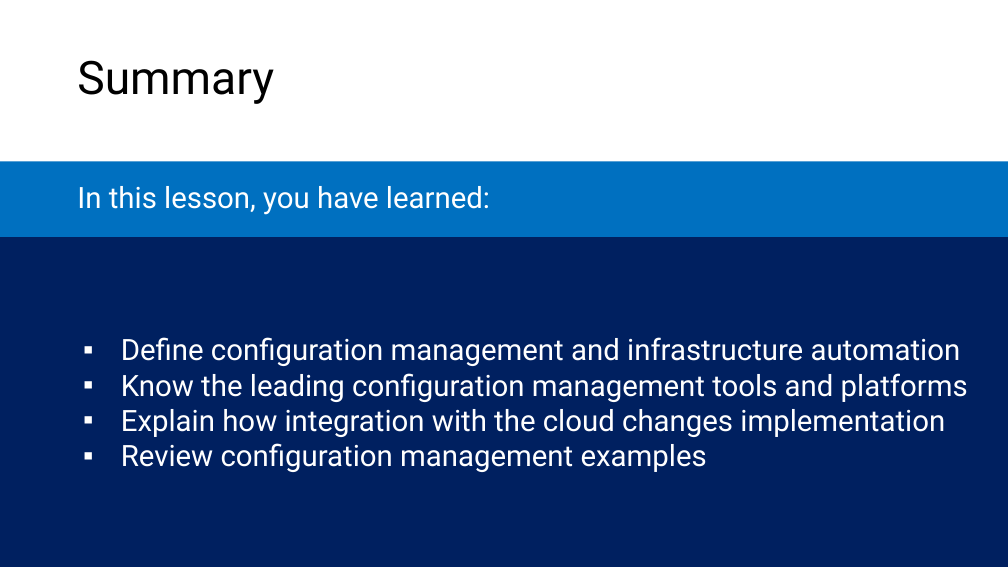
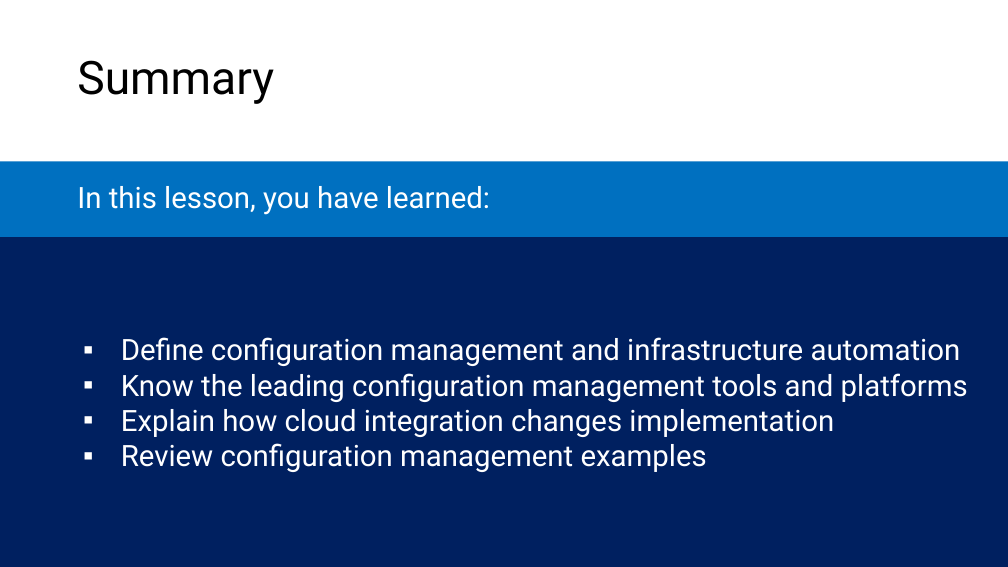
Before and after one commit to microsoft/AcademicContent, a slide deck: slide 29 of Complimentary Course Content/Module7/Lessons/Module7_Lesson2 Configuration Management.pptx. Drawn at 1008x567 pixels with LibreOffice and Linux fonts; fonts in the diff are those of the drawing. Boxes give left, top, right and bottom in pixels: in the first picture for what was removed or moved away, otherwise in the second. Text is boxed around its words. In the diff, an @@ line names an element or a change of style, - is before the commit and + after.

```diff
--- a/Complimentary Course Content/Module7/Lessons/Module7_Lesson2 Configuration Management.pptx
+++ b/Complimentary Course Content/Module7/Lessons/Module7_Lesson2 Configuration Management.pptx
@@ text in rectangle at bbox=[121, 409, 834, 437]: text changed @@
-    ▪ Explain how integration with the cloud changes implementation
+    ▪ Explain how cloud integration changes implementation
```
Also in this commit, not shown: 4 other slides changed, 1 other file.
